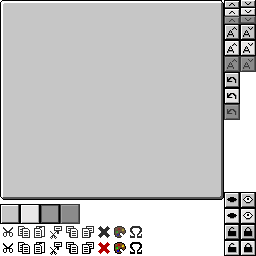
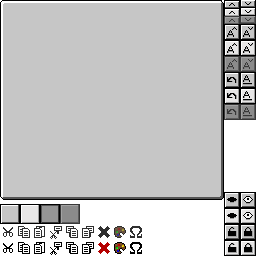
Two versions of the same layered image (256x256). Layer-by-layer changes:
painted on "Pos & Size buttons" over [240, 72, 256, 104]
painted on "Disabled Buttons" over [240, 104, 256, 120]
